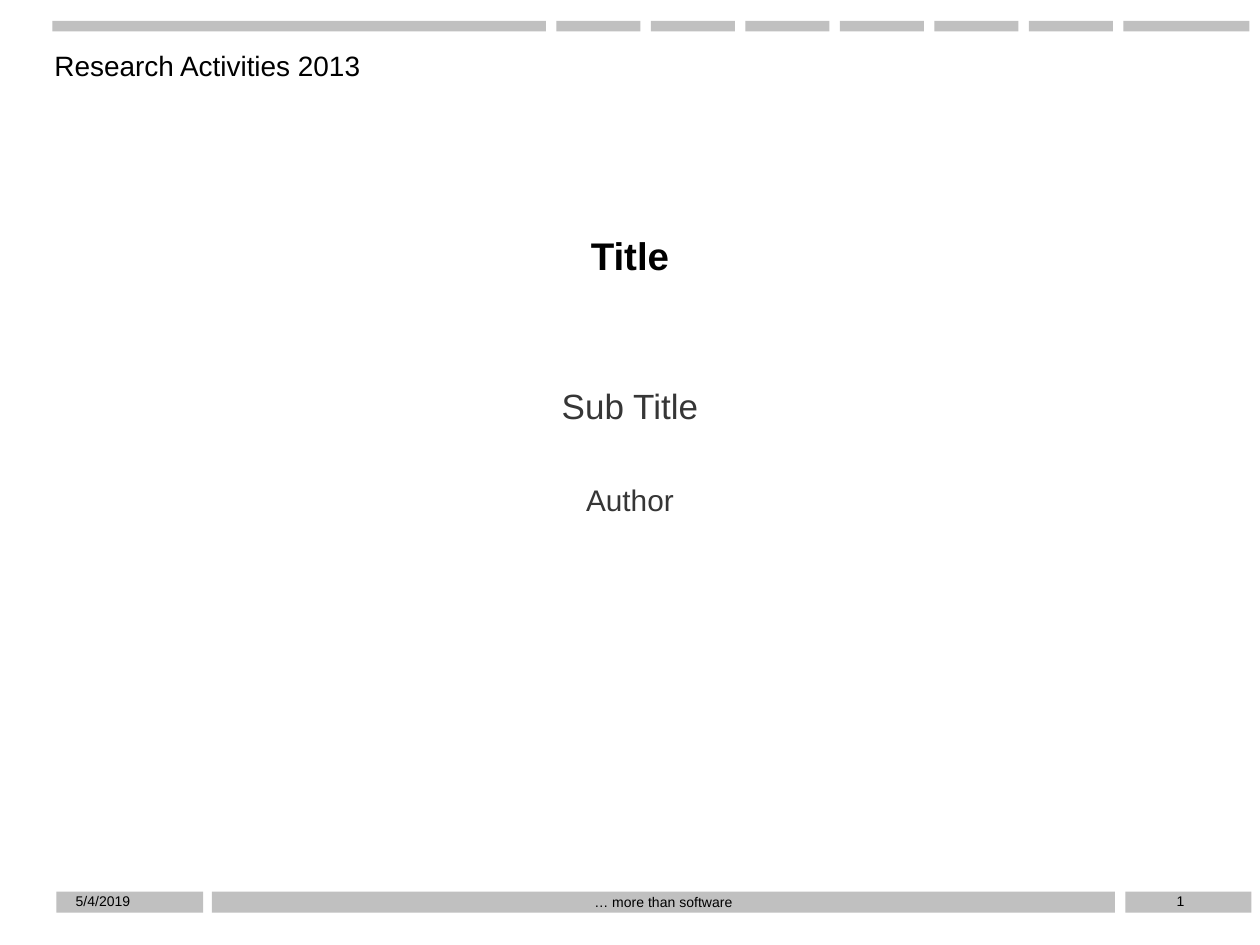
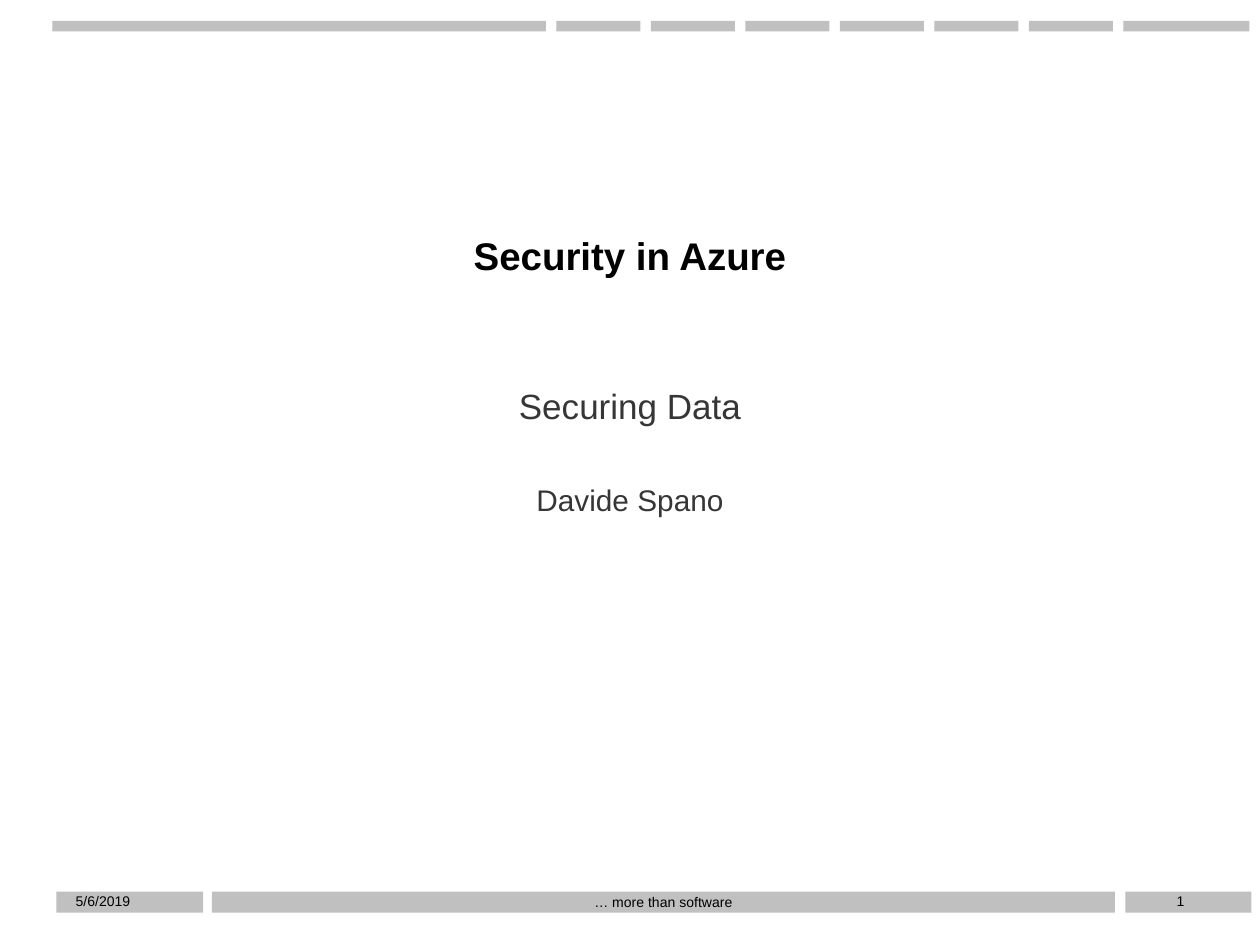
Before and after one commit to D76X/WPPresentation, a slide deck: slide 1 of Presentation.pptx. Drawn at 1260x945 pixels with LibreOffice and Linux fonts; fonts in the diff are those of the drawing; background and template pictures are left out. Boxes give left, top, right and bottom in pixels: in the first picture for what was removed or moved away, otherwise in the second. Text is boxed around its words. In the diff, an @@ line names an element or a change of style, - is before the commit and + after.

```diff
--- a/Presentation.pptx
+++ b/Presentation.pptx
@@ text removed at box(54, 55, 360, 77) @@
-Research Activities 2013
@@ title at box(474, 242, 786, 278): text changed @@
-Title
+Security in Azure
@@ subtitle at box(519, 393, 741, 516): text changed @@
-Sub Title
-Author
+Securing Data
+Davide Spano
@@ text at box(76, 896, 131, 906): text changed @@
-5/4/2019
+5/6/2019
```
Also in this commit, not shown: 10 other slides changed, 6 slides added.
